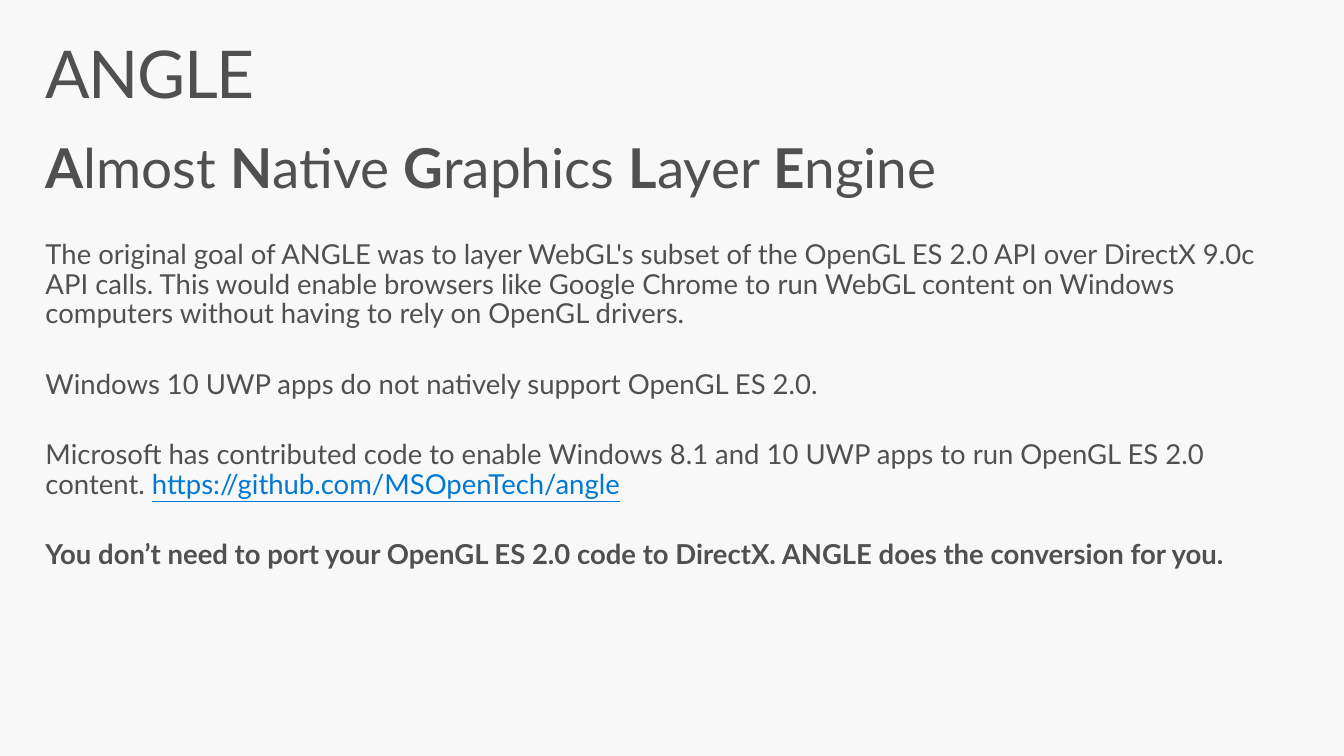
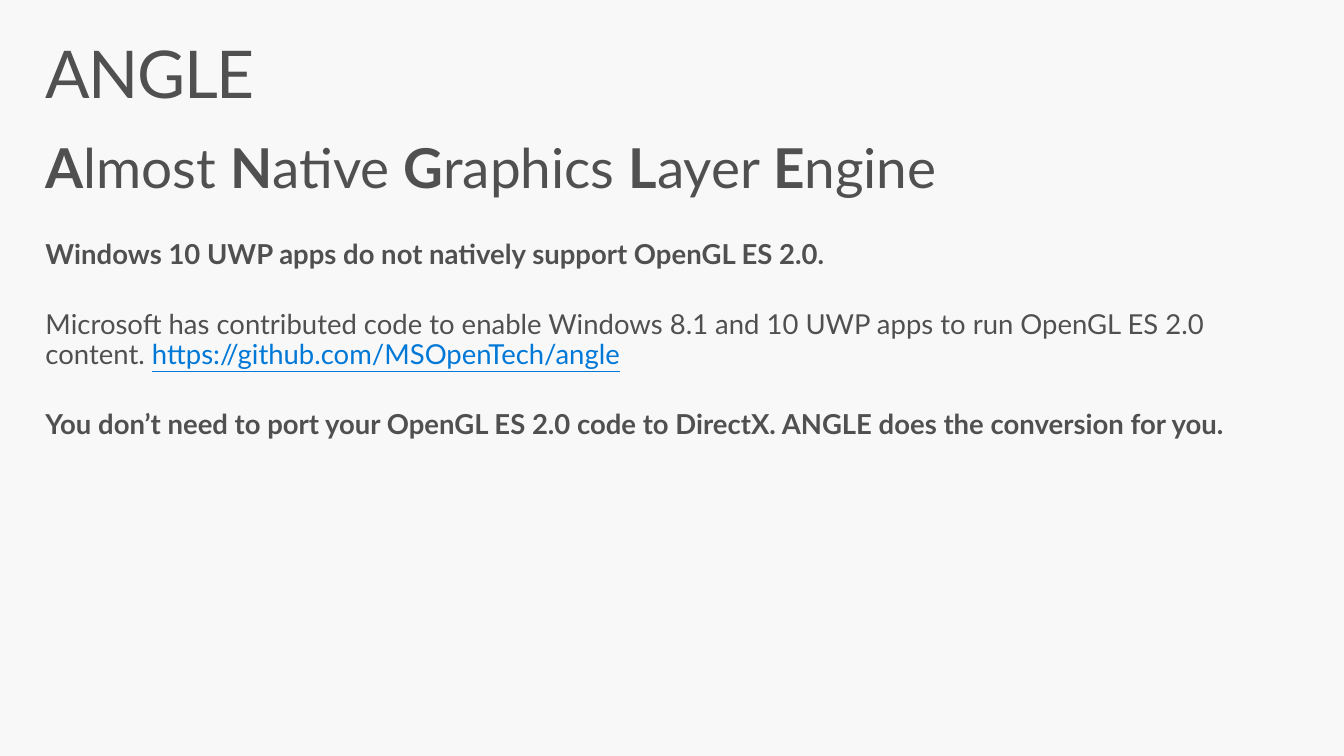
Before and after one commit to Microsoft-Build-2016/CodeLabs-GameDev-3-ANGLE, a slide deck: slide 4 of Presentation.pptx (slide 3 before the commit). Drawn at 1344x756 pixels with LibreOffice and Linux fonts; fonts in the diff are those of the drawing. Boxes give left, top, right and bottom in pixels: in the first picture for what was removed or moved away, otherwise in the second. Text is boxed around its words. In the diff, an @@ line names an element or a change of style, - is before the commit and + after.

Commit message:
updated slides

```diff
--- a/Presentation.pptx
+++ b/Presentation.pptx
@@ text at [45, 244, 1254, 328]: paragraph removed @@
-  The original goal of ANGLE was to layer WebGL's subset of the OpenGL ES 2.0 API over DirectX 9.0c API calls. This would enable browsers like Google Chrome to run WebGL content on Windows computers without having to rely on OpenGL drivers.
@@ text at [45, 243, 824, 269]: bold on in "Windows 10 UWP apps do not natively ..." @@
```
Also in this commit, not shown: 1 other slide changed, 2 slides added.
